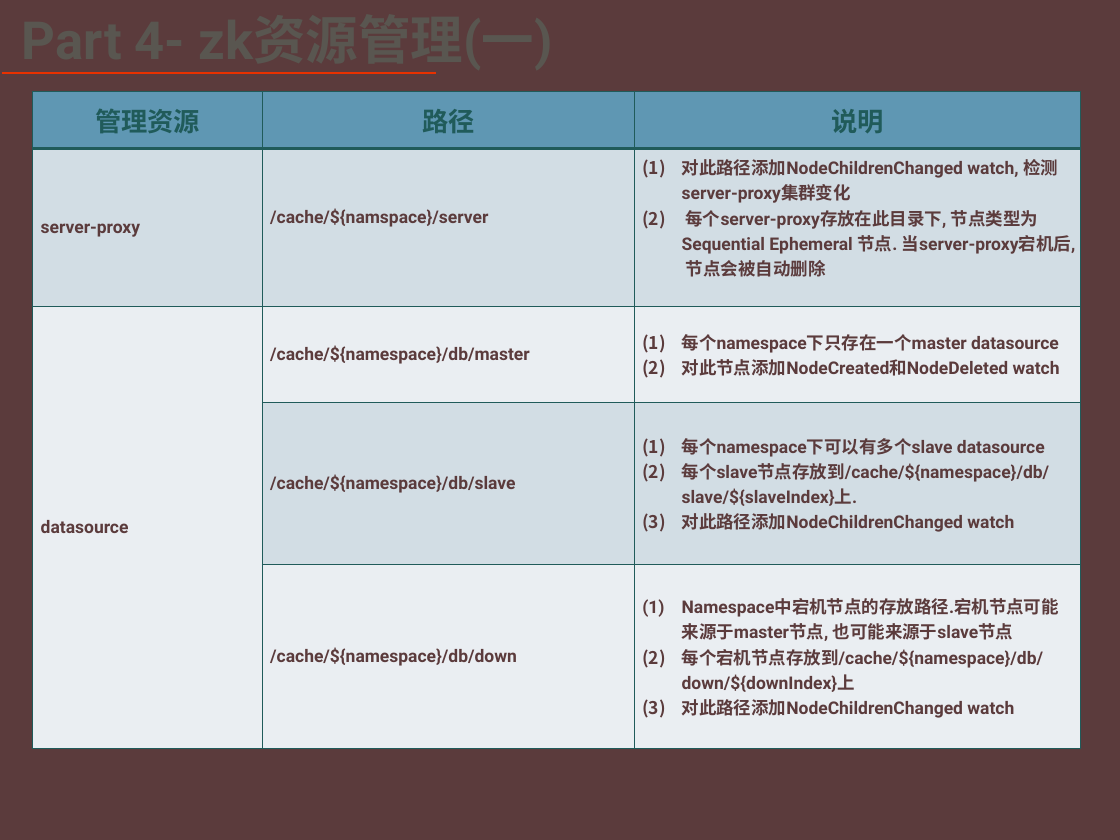
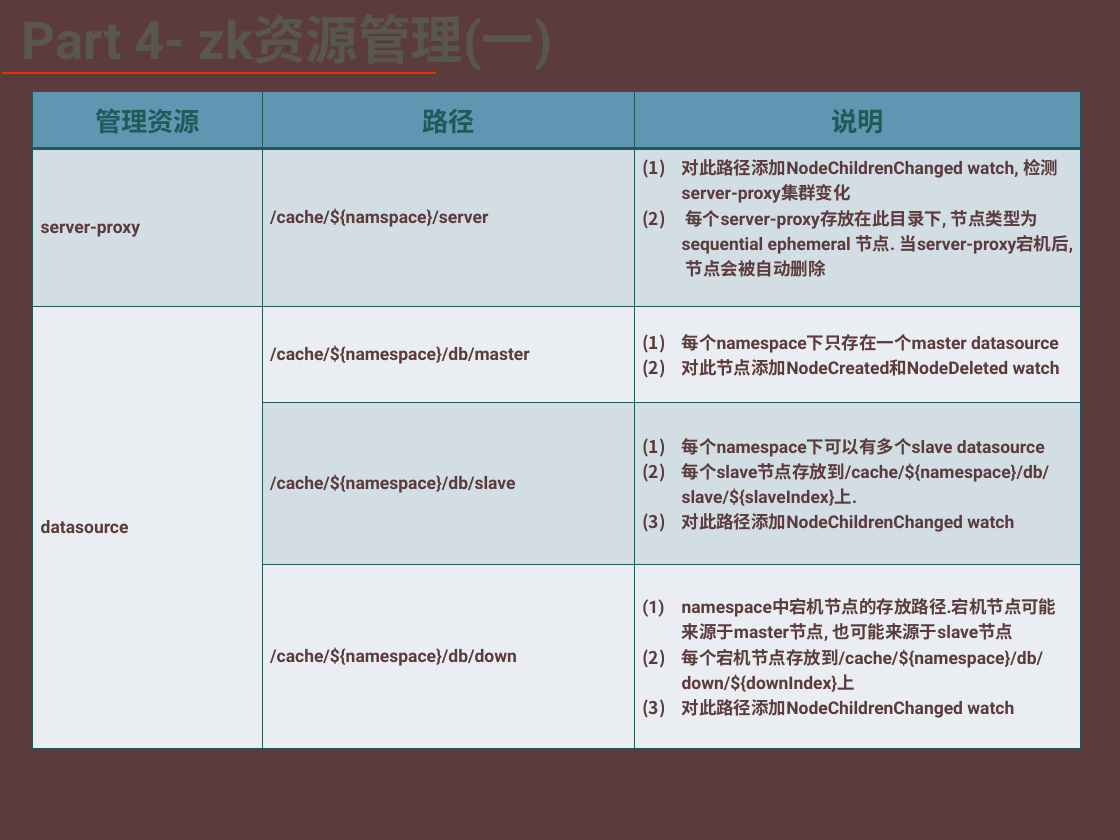
Before and after one commit to 18965050/-, a slide deck: slide 23 of 基于多数据库的分布式缓存系统方案设计.pptx (slide 20 before the commit). Drawn at 1120x840 pixels with LibreOffice and Linux fonts; fonts in the diff are those of the drawing; background and template pictures are left out. Boxes give left, top, right and bottom in pixels: in the first picture for what was removed or moved away, otherwise in the second. Text is boxed around its words. In the diff, an @@ line names an element or a change of style, - is before the commit and + after.

```diff
--- a/基于多数据库的分布式缓存系统方案设计.pptx
+++ b/基于多数据库的分布式缓存系统方案设计.pptx
@@ table at [33, 92, 1081, 749] @@
-row 2, column 3: 对此路径添加NodeChildrenChanged watch, 检测server-proxy集群变化 / 每个server-proxy存放在此目录下, 节点类型为Sequential Ephemeral 节点. 当server-proxy宕机后, 节点会被自动删除
+row 2, column 3: 对此路径添加NodeChildrenChanged watch, 检测server-proxy集群变化 / 每个server-proxy存放在此目录下, 节点类型为sequential ephemeral 节点. 当server-proxy宕机后, 节点会被自动删除
-row 5, column 3: Namespace中宕机节点的存放路径.宕机节点可能来源于master节点, 也可能来源于slave节点 / 每个宕机节点存放到/cache/${namespace}/db/down/${downIndex}上 / 对此路径添加NodeChildrenChanged watch
+row 5, column 3: namespace中宕机节点的存放路径.宕机节点可能来源于master节点, 也可能来源于slave节点 / 每个宕机节点存放到/cache/${namespace}/db/down/${downIndex}上 / 对此路径添加NodeChildrenChanged watch
```
Also in this commit, not shown: 19 other slides changed, 4 slides added, 1 slide removed, 5 other files.
